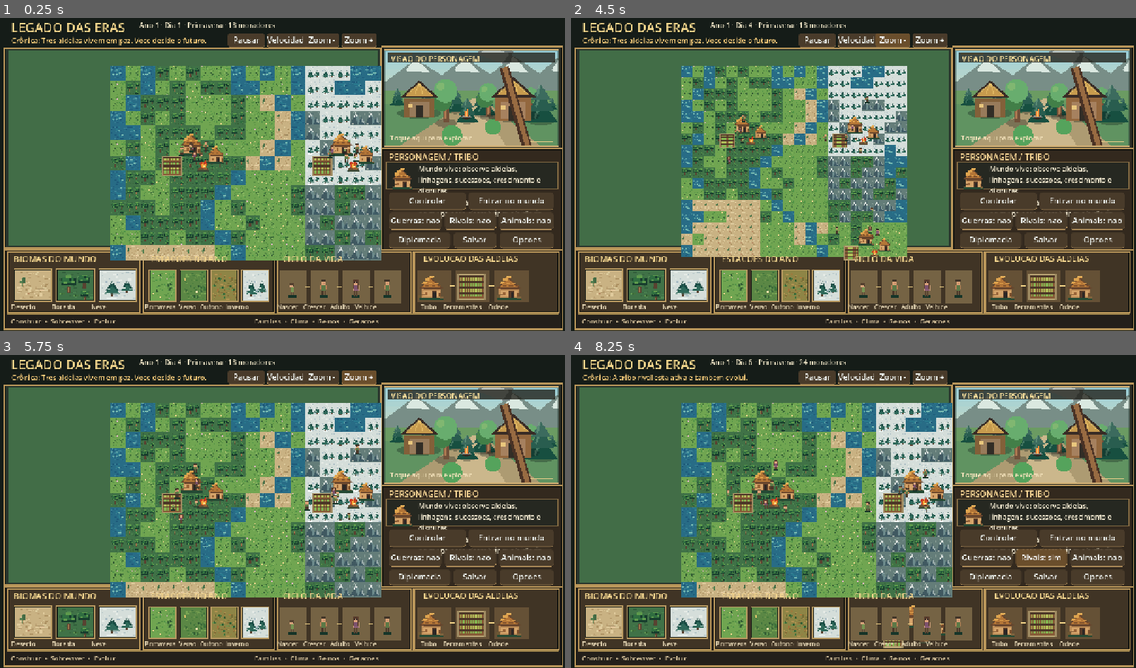
Above: before the commit, frames 1-4 (two rows, left to right).
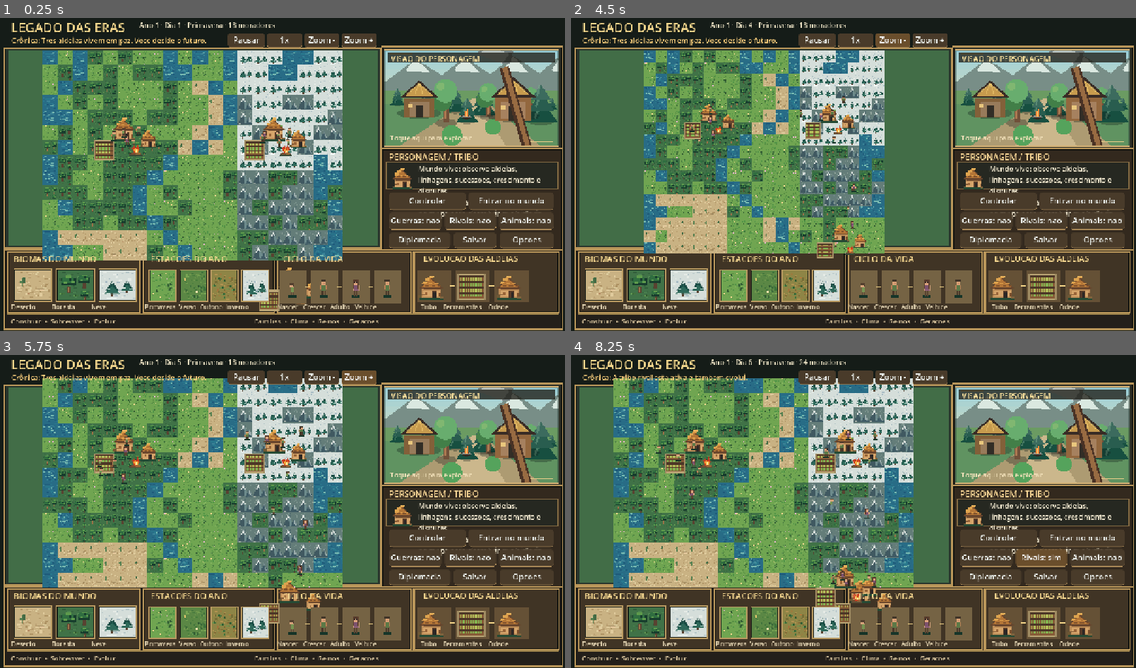
Above: after the commit, the same moments.

Repository: contateste123455667788994321-max/legados-das-eras
Game: Godot game, scene res://scenes/Main.tscn
Two runs of this game, one before a commit and one after it. Both use one fixed random seed, a clock stepped at 60 frames per second and the inputs below.
Inputs:
- Up to frame 1 (0.25 s): no input
- Up to frame 2 (4.5 s): click "Pausar" at 0.5 s; click "Retomar" at 1.25 s; click "Velocidade 1x" (after the commit: "1x") at 2 s; click "Velocidade 2x" (after the commit: "2x") at 2.75 s; click "Velocidade 4x" (after the commit: "5x") at 3.5 s; click "Zoom -" at 4.25 s
- Up to frame 3 (5.75 s): click "Zoom +" at 5 s
- Up to frame 4 (8.25 s): click "Controlar" at 5.75 s; click "Guerras: nao" at 6.5 s; click "Guerras: sim" at 7.25 s; click "Rivais: nao" at 8 s

The runs differ from the first frame. In frame 1, 32% of the frame differs, in the area x 7-68%, y 4-94%; in frame 2, 24%; in frame 3, 34%; in frame 4, 34%.

Commit message:
feat: anchored two-finger pinch and pan, wheel zoom, correct camera bounds, pause and readable game speeds

Diff:
--- a/scripts/main.gd
+++ b/scripts/main.gd
@@ -18,6 +18,12 @@
 var zoom := 1.0
 var dragging := false
 var drag_started := Vector2.ZERO
+var active_touches: Dictionary = {}
+var pinch_active := false
+var pinch_distance := 0.0
+var pinch_midpoint := Vector2.ZERO
+var drag_touch_id := -1
+var resume_speed := 1.0
 var autosave_timer := 0.0
 var ui_timer := 0.0
 var last_news := ""
@@ -218,7 +224,7 @@
 	last_news = world.news
 	news_label.text = "Crônica: " + world.news
 	pause_button.text = "Retomar" if world.speed == 0.0 else "Pausar"
-	speed_button.text = "Velocidade %dx" % int(maxf(1.0, world.speed))
+	speed_button.text = "%.0fx" % (resume_speed if world.speed == 0.0 else world.speed)
 	war_button.text = "Guerras: sim" if world.wars else "Guerras: nao"
 	rival_button.text = "Rivais: sim" if world.rivals else "Rivais: nao"
 	predator_button.text = "Animais: sim" if world.predators else "Animais: nao"
@@ -399,30 +405,99 @@
 
 func _unhandled_input(event: InputEvent) -> void:
 	if event is InputEventScreenTouch:
-		if event.pressed and (MAP_AREA.has_point(event.position) or RIGHT_VIEW.has_point(event.position)):
-			drag_started = event.position
-			dragging = true
-		elif not event.pressed and dragging:
-			if drag_started.distance_to(event.position) < 12.0:
-				_touch_map(event.position)
-			dragging = false
-	elif event is InputEventScreenDrag and dragging:
-		if MAP_AREA.has_point(event.position):
-			if not character_view:
-				map_offset += event.relative
-				_clamp_map()
-	elif event is InputEventMouseButton and event.button_index == MOUSE_BUTTON_LEFT:
-		if event.pressed and (MAP_AREA.has_point(event.position) or RIGHT_VIEW.has_point(event.position)):
-			drag_started = event.position
-			dragging = true
-		elif not event.pressed and dragging:
-			if drag_started.distance_to(event.position) < 12.0:
-				_touch_map(event.position)
-			dragging = false
+		var touch: InputEventScreenTouch = event
+		if touch.pressed:
+			if MAP_AREA.has_point(touch.position):
+				active_touches[touch.index] = touch.position
+				if active_touches.size() == 1:
+					drag_touch_id = touch.index
+					drag_started = touch.position
+					dragging = true
+				else:
+					dragging = false
+					pinch_active = true
+					_reset_pinch()
+		else:
+			var belonged_to_map: bool = active_touches.has(touch.index)
+			active_touches.erase(touch.index)
+			if belonged_to_map:
+				if pinch_active:
+					# Nao selecionar habitantes acidentalmente ao soltar um gesto com dois dedos.
+					if active_touches.size() >= 2:
+						_reset_pinch()
+					else:
+						pinch_active = false
+						pinch_distance = 0.0
+						dragging = false
+						drag_touch_id = -1
+				elif dragging and drag_touch_id == touch.index:
+					if drag_started.distance_to(touch.position) < 14.0:
+						_touch_map(touch.position)
+					dragging = false
+					drag_touch_id = -1
+			elif RIGHT_VIEW.has_point(touch.position):
+				_toggle_view()
+	elif event is InputEventScreenDrag:
+		var motion: InputEventScreenDrag = event
+		if not active_touches.has(motion.index):
+			return
+		active_touches[motion.index] = motion.position
+		if active_touches.size() >= 2 and not character_view:
+			_update_pinch()
+		elif dragging and drag_touch_id == motion.index and not character_view:
+			map_offset += motion.relative
+			_clamp_map()
+	elif event is InputEventMouseButton:
+		var mouse: InputEventMouseButton = event
+		if mouse.button_index == MOUSE_BUTTON_WHEEL_UP and MAP_AREA.has_point(mouse.position):
+			_zoom_around(mouse.position, zoom * 1.13)
+		elif mouse.button_index == MOUSE_BUTTON_WHEEL_DOWN and MAP_AREA.has_point(mouse.position):
+			_zoom_around(mouse.position, zoom / 1.13)
+		elif mouse.button_index == MOUSE_BUTTON_LEFT:
+			if mouse.pressed and (MAP_AREA.has_point(mouse.position) or RIGHT_VIEW.has_point(mouse.position)):
+				drag_started = mouse.position
+				dragging = true
+			elif not mouse.pressed and dragging:
+				if drag_started.distance_to(mouse.position) < 12.0:
+					_touch_map(mouse.position)
+				dragging = false
 	elif event is InputEventMouseMotion and dragging and (event.button_mask & MOUSE_BUTTON_MASK_LEFT) != 0:
 		if not character_view:
 			map_offset += event.relative
 			_clamp_map()
+
+func _reset_pinch() -> void:
+	if active_touches.size() < 2:
+		pinch_distance = 0.0
+		return
+	var fingers: Array = active_touches.keys()
+	var first: Vector2 = active_touches[fingers[0]]
+	var second: Vector2 = active_touches[fingers[1]]
+	pinch_distance = maxf(first.distance_to(second), 1.0)
+	pinch_midpoint = (first + second) * 0.5
+
+func _update_pinch() -> void:
+	if active_touches.size() < 2:
+		return
+	var fingers: Array = active_touches.keys()
+	var first: Vector2 = active_touches[fingers[0]]
+	var second: Vector2 = active_touches[fingers[1]]
+	var current_distance: float = maxf(first.distance_to(second), 1.0)
+	var center: Vector2 = (first + second) * 0.5
+	if pinch_distance > 2.0:
+		# O centro pode mudar durante a pinça: permitir zoom E deslocamento suave.
+		var anchor: Vector2 = _screen_to_world(pinch_midpoint)
+		zoom = clampf(zoom * (current_distance / pinch_distance), 0.55, 3.5)
+		map_offset = center - MAP_ORIGIN - anchor * TILE_SIZE * zoom
+		_clamp_map()
+	pinch_distance = current_distance
+	pinch_midpoint = center
+
+func _zoom_around(screen_point: Vector2, desired_zoom: float) -> void:
+	var anchor: Vector2 = _screen_to_world(screen_point)
+	zoom = clampf(desired_zoom, 0.55, 3.5)
+	map_offset = screen_point - MAP_ORIGIN - anchor * TILE_SIZE * zoom
+	_clamp_map()
 
 func _touch_map(position: Vector2) -> void:
 	if RIGHT_VIEW.has_point(position):
@@ -502,30 +577,46 @@
 		p["y"] = clampf(float(p["y"]) + step.y, 1.0, float(World.SIZE - 2))
 
 func _clamp_map() -> void:
-	var map_size := World.SIZE * TILE_SIZE * zoom
-	map_offset.x = clampf(map_offset.x, -map_size + 150.0, 790.0)
-	map_offset.y = clampf(map_offset.y, -map_size + 90.0, 500.0)
+	var side: float = float(World.SIZE) * TILE_SIZE * zoom
+	if side <= MAP_AREA.size.x:
+		map_offset.x = MAP_AREA.get_center().x - MAP_ORIGIN.x - side * 0.5
+	else:
+		var minimum_x: float = MAP_AREA.end.x - MAP_ORIGIN.x - side
+		var maximum_x: float = MAP_AREA.position.x - MAP_ORIGIN.x
+		map_offset.x = clampf(map_offset.x, minimum_x, maximum_x)
+	if side <= MAP_AREA.size.y:
+		map_offset.y = MAP_AREA.get_center().y - MAP_ORIGIN.y - side * 0.5
+	else:
+		var minimum_y: float = MAP_AREA.end.y - MAP_ORIGIN.y - side
+		var maximum_y: float = MAP_AREA.position.y - MAP_ORIGIN.y
+		map_offset.y = clampf(map_offset.y, minimum_y, maximum_y)
 
 func _toggle_pause() -> void:
-	world.speed = 1.0 if world.speed == 0.0 else 0.0
+	if world.speed == 0.0:
+		world.speed = resume_speed
+	else:
+		resume_speed = world.speed
+		world.speed = 0.0
 	_refresh_ui()
 
 func _change_speed() -> void:
-	if world.speed <= 1.0:
-		world.speed = 2.0
-	elif world.speed <= 2.0:
-		world.speed = 4.0
+	var current_speed: float = resume_speed if world.speed == 0.0 else world.speed
+	if current_speed <= 1.0:
+		current_speed = 2.0
+	elif current_speed <= 2.0:
+		current_speed = 5.0
 	else:
-		world.speed = 1.0
+		current_speed = 1.0
+	resume_speed = current_speed
+	if world.speed > 0.0:
+		world.speed = current_speed
 	_refresh_ui()
 
 func _zoom_in() -> void:
-	zoom = minf(zoom + 0.25, 2.0)
-	_clamp_map()
+	_zoom_around(MAP_AREA.get_center(), zoom * 1.25)
 
 func _zoom_out() -> void:
-	zoom = maxf(zoom - 0.25, 0.65)
-	_clamp_map()
+	_zoom_around(MAP_AREA.get_center(), zoom / 1.25)
 
 func _toggle_view() -> void:
 	if not character_view and controlled_id <= 0:
